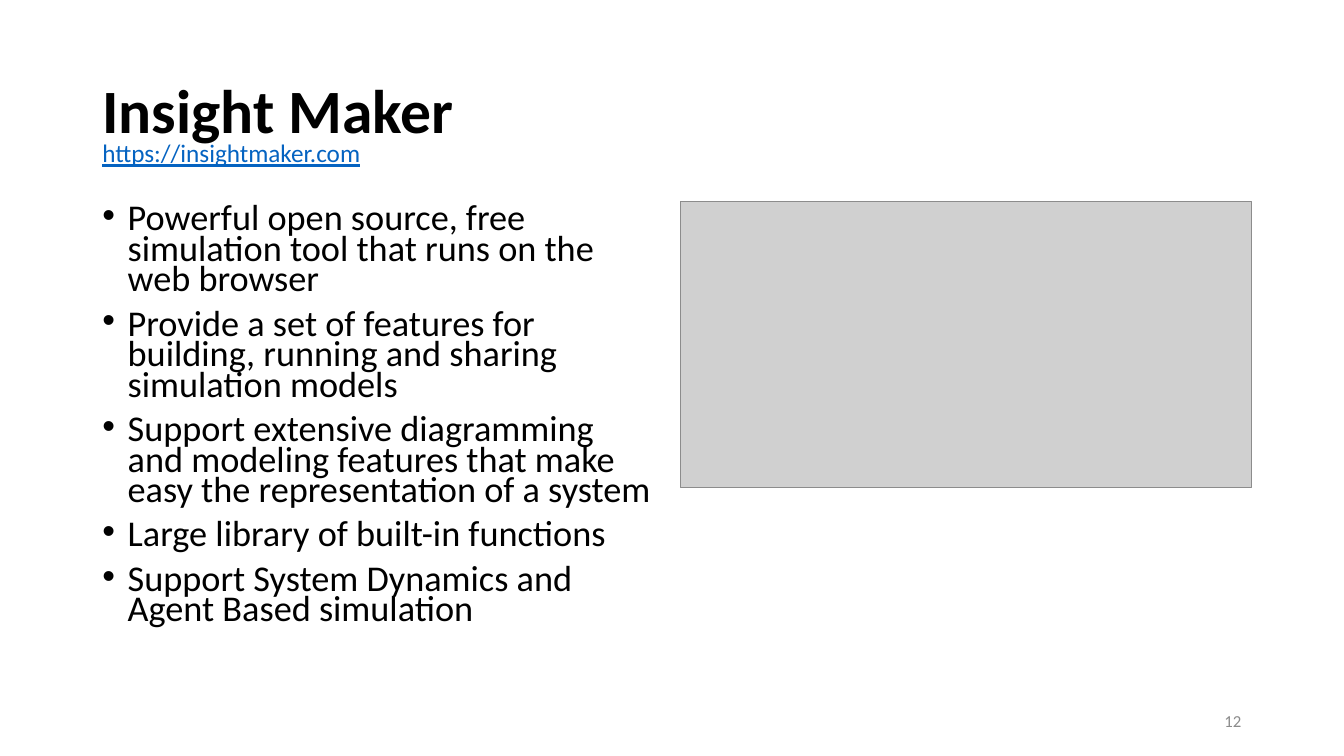
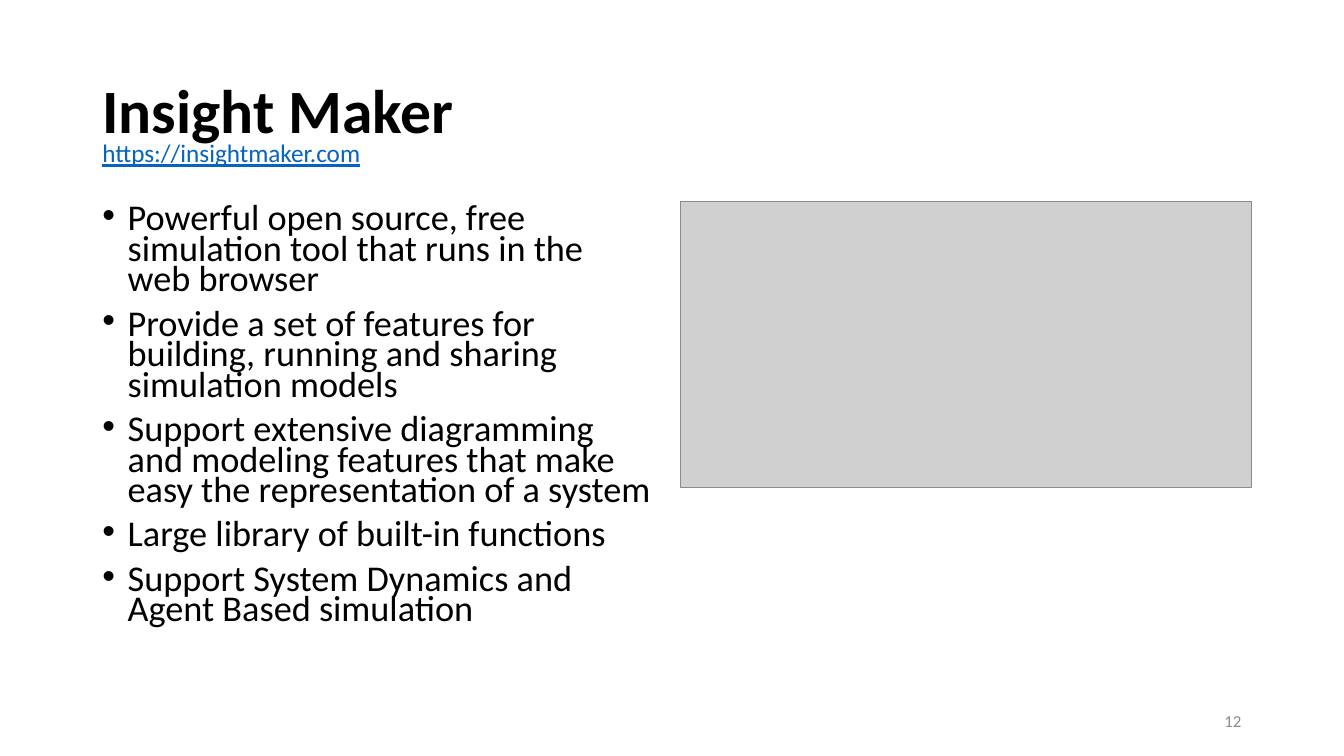
Before and after one commit to JackNico7/Computational-Thinking, a slide deck: slide 12 of presentation/introduction_to_javascript-based_simulation.pptx. Drawn at 1344x756 pixels with LibreOffice and Linux fonts; fonts in the diff are those of the drawing; grey boxes stand for pictures. Boxes give left, top, right and bottom in pixels: in the first picture for what was removed or moved away, otherwise in the second. Text is boxed around its words. In the diff, an @@ line names an element or a change of style, - is before the commit and + after.

```diff
--- a/presentation/introduction_to_javascript-based_simulation.pptx
+++ b/presentation/introduction_to_javascript-based_simulation.pptx
@@ text at (x1=128, y1=204, x2=583, y2=292): text changed @@
-• Powerful open source, free simulation tool that runs on the web browser
+• Powerful open source, free simulation tool that runs in the web browser
```
Also in this commit, not shown: 5 other slides changed, 1 slide added, 2 slides removed, 21 other files.
